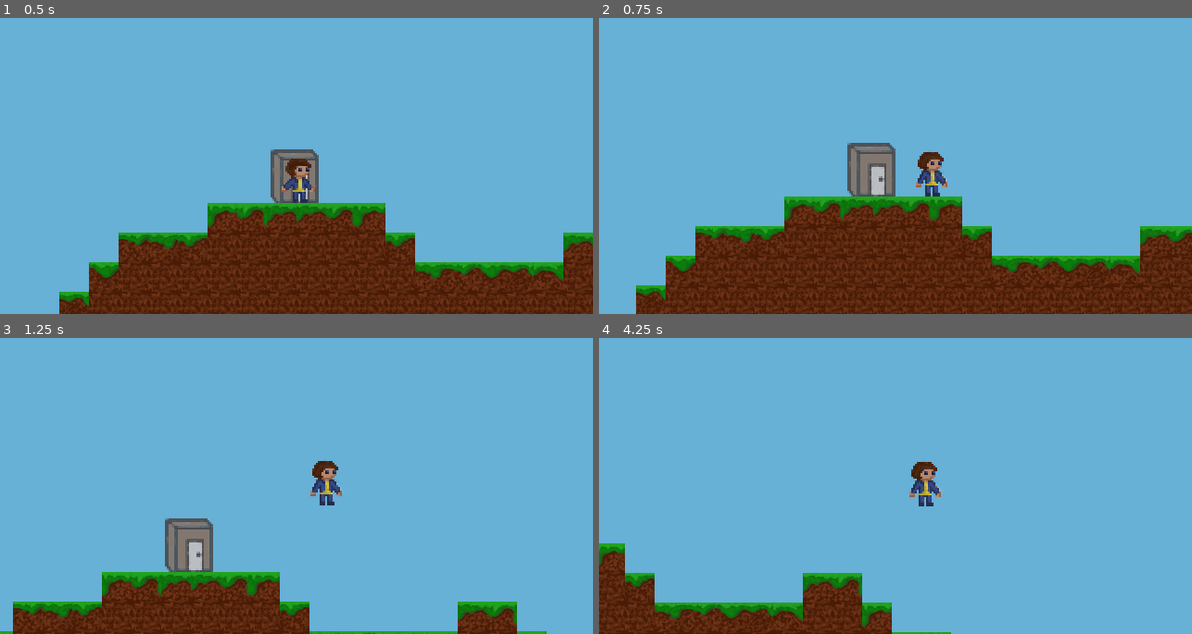
Above: before the commit, frames 1-4 (two rows, left to right).
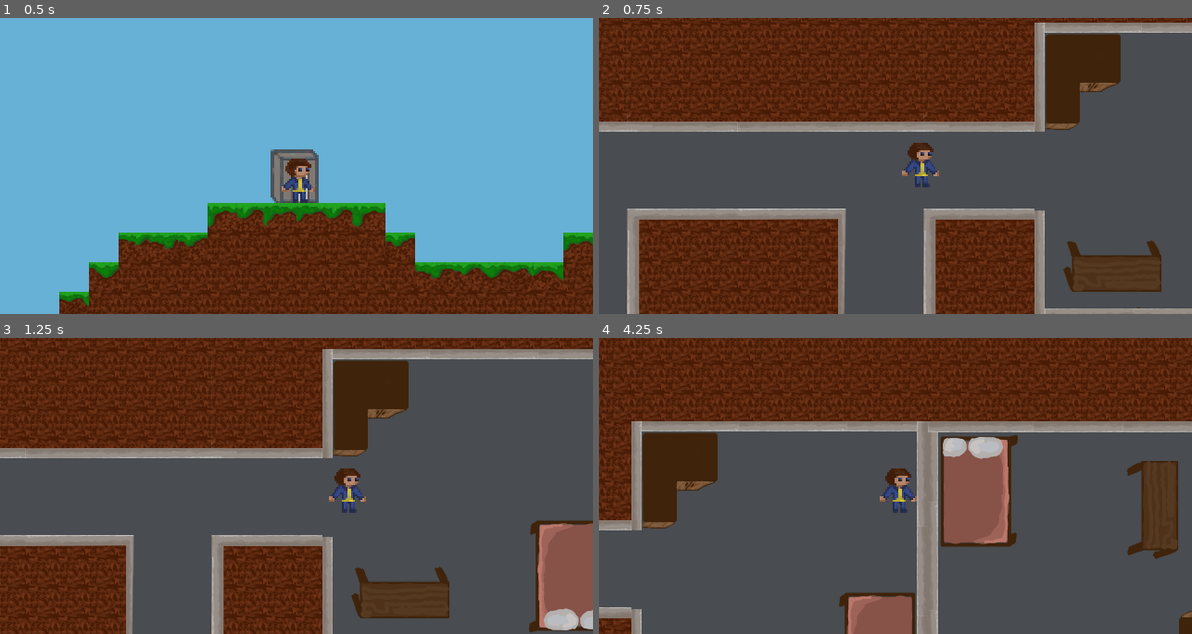
Above: after the commit, the same moments.

Repository: anvvvi/the-last-test
Game: Godot game, scene res://Scenes/main.tscn
Same seed, same stepped clock (60 frames per second), same inputs: the game is played once before the commit and once after it.
Inputs:
- Up to frame 1 (0.5 s): no input
- Up to frame 2 (0.75 s): hold D (playerRight) from 0.53 s (still down); tap W (playerEnter) at 0.6 s
- Up to frame 3 (1.25 s): keep holding D (playerRight); tap Space (playerJump) at 0.77 s
- Up to frame 4 (4.25 s): tap W (playerEnter) every 0.75 s from 1.35 to 3.6 s; tap Space (playerJump) at 1.52, 3.02, 3.77 s; release D (playerRight) at 2.03 s; hold Left (playerLeft) 2.03-2.78 s; hold D (playerRight) from 2.78 s (still down)

Frame 1 is identical in both runs. In frame 2, 88% of the frame differs, in the area x 0-100%, y 0-100%; in frame 3, 96%; in frame 4, 100%.

Commit message:
WORKING

Diff:
--- /dev/null
+++ b/Scenes/Bunker.tscn
@@ -0,0 +1,28 @@
+[gd_scene load_steps=5 format=3 uid="uid://dvkn7r7j6flw6"]
+
+[ext_resource type="Script" uid="uid://28ybcv0i1kr0" path="res://Scripts/Bunker.gd" id="1_lthij"]
+[ext_resource type="Texture2D" uid="uid://bv6k0tyvot4gj" path="res://Assets/Tiles/groundTileMap.png" id="2_1lloq"]
+
+[sub_resource type="TileSetAtlasSource" id="TileSetAtlasSource_jvn8g"]
+texture = ExtResource("2_1lloq")
+texture_region_size = Vector2i(32, 32)
+0:0/0 = 0
+1:0/0 = 0
+2:0/0 = 0
+3:0/0 = 0
+4:0/0 = 0
+5:0/0 = 0
+6:0/0 = 0
+7:0/0 = 0
+8:0/0 = 0
+9:0/0 = 0
+
+[sub_resource type="TileSet" id="TileSet_rcpel"]
+tile_size = Vector2i(32, 32)
+sources/0 = SubResource("TileSetAtlasSource_jvn8g")
+
+[node name="Underground" type="Node2D"]
+script = ExtResource("1_lthij")
+
+[node name="Dirt" type="TileMapLayer" parent="."]
+tile_set = SubResource("TileSet_rcpel")
--- a/Scenes/entrance_bunker.tscn
+++ b/Scenes/entrance_bunker.tscn
@@ -1,9 +1,20 @@
-[gd_scene load_steps=2 format=3 uid="uid://drskynmvuskdl"]
+[gd_scene load_steps=4 format=3 uid="uid://drskynmvuskdl"]
 
 [ext_resource type="Texture2D" uid="uid://dspuiscn740fi" path="res://Assets/Tiles/intrarebuncar.png" id="1_u8c12"]
+[ext_resource type="Script" uid="uid://roajar0ov37e" path="res://Scripts/underground.gd" id="2_cfl3o"]
+
+[sub_resource type="RectangleShape2D" id="RectangleShape2D_nug63"]
+size = Vector2(50, 56)
 
 [node name="EntranceBunker" type="Node2D"]
 
 [node name="BunkerSprite" type="Sprite2D" parent="."]
 scale = Vector2(2, 2)
 texture = ExtResource("1_u8c12")
+
+[node name="BukerArea" type="Area2D" parent="."]
+script = ExtResource("2_cfl3o")
+
+[node name="BunkerShape" type="CollisionShape2D" parent="BukerArea"]
+position = Vector2(-2, 4)
+shape = SubResource("RectangleShape2D_nug63")
--- a/Scenes/hallway3.tscn
+++ b/Scenes/hallway3.tscn
@@ -2,8 +2,8 @@
 
 [ext_resource type="Texture2D" uid="uid://br2nnwau8rwie" path="res://Assets/Tiles/hol3.png" id="1_s7jww"]
 
-[sub_resource type="WorldBoundaryShape2D" id="WorldBoundaryShape2D_qdbpn"]
-distance = 43.0
+[sub_resource type="RectangleShape2D" id="RectangleShape2D_s7jww"]
+size = Vector2(320, 11)
 
 [node name="Hallway3" type="StaticBody2D"]
 
@@ -12,7 +12,8 @@
 texture = ExtResource("1_s7jww")
 
 [node name="Hallway3Shape1" type="CollisionShape2D" parent="."]
-shape = SubResource("WorldBoundaryShape2D_qdbpn")
+position = Vector2(0, -47.5)
+shape = SubResource("RectangleShape2D_s7jww")
 
 [node name="Hallway3Shape2" type="CollisionPolygon2D" parent="."]
 polygon = PackedVector2Array(-160, 41, -43, 41, -43, 160, -52, 160, -52, 52, -160, 52)
--- a/Scenes/hallway4.tscn
+++ b/Scenes/hallway4.tscn
@@ -2,11 +2,11 @@
 
 [ext_resource type="Texture2D" uid="uid://qh3hdq3l7ur" path="res://Assets/Tiles/hol4.1.png" id="1_43x3s"]
 
-[sub_resource type="WorldBoundaryShape2D" id="WorldBoundaryShape2D_5je0f"]
-distance = 42.0
+[sub_resource type="RectangleShape2D" id="RectangleShape2D_43x3s"]
+size = Vector2(320, 13)
 
-[sub_resource type="WorldBoundaryShape2D" id="WorldBoundaryShape2D_jdwyo"]
-distance = 43.0
+[sub_resource type="RectangleShape2D" id="RectangleShape2D_5je0f"]
+size = Vector2(319, 12)
 
 [node name="Hallway4" type="StaticBody2D"]
 
@@ -14,8 +14,10 @@
 texture = ExtResource("1_43x3s")
 
 [node name="Hallway4Shape1" type="CollisionShape2D" parent="."]
-shape = SubResource("WorldBoundaryShape2D_5je0f")
+position = Vector2(0, -47.5)
+shape = SubResource("RectangleShape2D_43x3s")
 
 [node name="Hallway4Shape2" type="CollisionShape2D" parent="."]
-rotation = 3.1415927
-shape = SubResource("WorldBoundaryShape2D_jdwyo")
+position = Vector2(-0.5, 48.000004)
+rotation = -3.1415925
+shape = SubResource("RectangleShape2D_5je0f")
--- /dev/null
+++ b/Scenes/room1.tscn
@@ -0,0 +1,67 @@
+[gd_scene load_steps=10 format=3 uid="uid://dm0mf5fgl5swe"]
+
+[ext_resource type="Texture2D" uid="uid://40iedejqapf3" path="res://Assets/Tiles/camera1.png" id="1_2nqm4"]
+
+[sub_resource type="RectangleShape2D" id="RectangleShape2D_2nqm4"]
+size = Vector2(320, 12)
+
+[sub_resource type="RectangleShape2D" id="RectangleShape2D_gxaye"]
+size = Vector2(12, 312)
+
+[sub_resource type="SegmentShape2D" id="SegmentShape2D_sb2y3"]
+a = Vector2(-93, 66)
+b = Vector2(-148, 66)
+
+[sub_resource type="RectangleShape2D" id="RectangleShape2D_qk62d"]
+size = Vector2(318, 11)
+
+[sub_resource type="RectangleShape2D" id="RectangleShape2D_sb2y3"]
+size = Vector2(11, 118)
+
+[sub_resource type="RectangleShape2D" id="RectangleShape2D_moqve"]
+size = Vector2(11, 116)
+
+[sub_resource type="RectangleShape2D" id="RectangleShape2D_u3bsr"]
+size = Vector2(103.5, 53)
+
+[sub_resource type="RectangleShape2D" id="RectangleShape2D_v2ki8"]
+size = Vector2(120, 79)
+
+[node name="StaticBody2D" type="StaticBody2D"]
+
+[node name="Sprite2D" type="Sprite2D" parent="."]
+texture = ExtResource("1_2nqm4")
+
+[node name="CollisionShape2D" type="CollisionShape2D" parent="."]
+position = Vector2(-1, -154)
+shape = SubResource("RectangleShape2D_2nqm4")
+
+[node name="CollisionShape2D2" type="CollisionShape2D" parent="."]
+position = Vector2(-154, -2)
+shape = SubResource("RectangleShape2D_gxaye")
+
+[node name="CollisionShape2D3" type="CollisionShape2D" parent="."]
+shape = SubResource("SegmentShape2D_sb2y3")
+
+[node name="CollisionPolygon2D" type="CollisionPolygon2D" parent="."]
+polygon = PackedVector2Array(-93, 67, -83, 87, -83, 108, -49, 108, -40, 122, -40, 149, -148, 148, -149, 67)
+
+[node name="CollisionShape2D4" type="CollisionShape2D" parent="."]
+position = Vector2(-1, 154.5)
+shape = SubResource("RectangleShape2D_qk62d")
+
+[node name="CollisionShape2D5" type="CollisionShape2D" parent="."]
+position = Vector2(154.5, 101)
+shape = SubResource("RectangleShape2D_sb2y3")
+
+[node name="CollisionShape2D6" type="CollisionShape2D" parent="."]
+position = Vector2(154.5, -101)
+shape = SubResource("RectangleShape2D_moqve")
+
+[node name="CollisionShape2D7" type="CollisionShape2D" parent="."]
+position = Vector2(-1, -5)
+shape = SubResource("RectangleShape2D_u3bsr")
+
+[node name="CollisionShape2D8" type="CollisionShape2D" parent="."]
+position = Vector2(88, -107.5)
+shape = SubResource("RectangleShape2D_v2ki8")
--- /dev/null
+++ b/Scenes/room2.tscn
@@ -0,0 +1,62 @@
+[gd_scene load_steps=9 format=3 uid="uid://b2ed54hgb6wuy"]
+
+[ext_resource type="Texture2D" uid="uid://d37unll7alpdt" path="res://Assets/Tiles/camera2.png" id="1_6qrli"]
+
+[sub_resource type="RectangleShape2D" id="RectangleShape2D_6qrli"]
+size = Vector2(320, 12)
+
+[sub_resource type="RectangleShape2D" id="RectangleShape2D_mrjev"]
+size = Vector2(319, 11)
+
+[sub_resource type="RectangleShape2D" id="RectangleShape2D_limdr"]
+size = Vector2(304, 11)
+
+[sub_resource type="RectangleShape2D" id="RectangleShape2D_mjn56"]
+size = Vector2(11, 117)
+
+[sub_resource type="RectangleShape2D" id="RectangleShape2D_b2s5g"]
+size = Vector2(11, 118)
+
+[sub_resource type="RectangleShape2D" id="RectangleShape2D_dl1m8"]
+size = Vector2(119, 84)
+
+[sub_resource type="RectangleShape2D" id="RectangleShape2D_53ype"]
+size = Vector2(103, 57)
+
+[node name="StaticBody2D" type="StaticBody2D"]
+
+[node name="Sprite2D" type="Sprite2D" parent="."]
+texture = ExtResource("1_6qrli")
+
+[node name="CollisionShape2D" type="CollisionShape2D" parent="."]
+position = Vector2(-154, 0)
+rotation = -1.5707964
+shape = SubResource("RectangleShape2D_6qrli")
+
+[node name="CollisionShape2D2" type="CollisionShape2D" parent="."]
+position = Vector2(-0.5, -154.5)
+shape = SubResource("RectangleShape2D_mrjev")
+
+[node name="CollisionShape2D3" type="CollisionShape2D" parent="."]
+position = Vector2(4, 154.5)
+rotation = -3.1415925
+shape = SubResource("RectangleShape2D_limdr")
+
+[node name="CollisionShape2D4" type="CollisionShape2D" parent="."]
+position = Vector2(154.5, -101.5)
+shape = SubResource("RectangleShape2D_mjn56")
+
+[node name="CollisionShape2D5" type="CollisionShape2D" parent="."]
+position = Vector2(154.5, 101)
+shape = SubResource("RectangleShape2D_b2s5g")
+
+[node name="CollisionShape2D6" type="CollisionShape2D" parent="."]
+position = Vector2(-84.5, 106)
+shape = SubResource("RectangleShape2D_dl1m8")
+
+[node name="CollisionShape2D7" type="CollisionShape2D" parent="."]
+position = Vector2(-65.5, -82.5)
+shape = SubResource("RectangleShape2D_53ype")
+
+[node name="CollisionPolygon2D" type="CollisionPolygon2D" parent="."]
+polygon = PackedVector2Array(45, -148, 45, -122, 52, -112, 87, -111, 86, -87, 96, -69, 148, -67, 147, -149)
--- /dev/null
+++ b/Scenes/room3.tscn
@@ -0,0 +1,62 @@
+[gd_scene load_steps=9 format=3 uid="uid://hq4oo40dtkb8"]
+
+[ext_resource type="Texture2D" uid="uid://by0qu84dljndn" path="res://Assets/Tiles/camera3.png" id="1_1le0k"]
+
+[sub_resource type="RectangleShape2D" id="RectangleShape2D_1le0k"]
+size = Vector2(317, 11)
+
+[sub_resource type="RectangleShape2D" id="RectangleShape2D_pec51"]
+size = Vector2(319, 10)
+
+[sub_resource type="RectangleShape2D" id="RectangleShape2D_0iw4j"]
+size = Vector2(313, 12)
+
+[sub_resource type="RectangleShape2D" id="RectangleShape2D_qxdwn"]
+size = Vector2(11, 117)
+
+[sub_resource type="RectangleShape2D" id="RectangleShape2D_8xjlg"]
+size = Vector2(10.5, 118)
+
+[sub_resource type="RectangleShape2D" id="RectangleShape2D_5dx1k"]
+size = Vector2(82, 122)
+
+[sub_resource type="RectangleShape2D" id="RectangleShape2D_lvt4s"]
+size = Vector2(106, 55)
+
+[node name="StaticBody2D" type="StaticBody2D"]
+
+[node name="Sprite2D" type="Sprite2D" parent="."]
+texture = ExtResource("1_1le0k")
+
+[node name="CollisionShape2D" type="CollisionShape2D" parent="."]
+position = Vector2(-1.5, -154.5)
+shape = SubResource("RectangleShape2D_1le0k")
+
+[node name="CollisionShape2D2" type="CollisionShape2D" parent="."]
+position = Vector2(-0.5, 155.00002)
+rotation = -3.1415925
+shape = SubResource("RectangleShape2D_pec51")
+
+[node name="CollisionShape2D3" type="CollisionShape2D" parent="."]
+position = Vector2(-154, -2.5)
+rotation = -1.5707964
+shape = SubResource("RectangleShape2D_0iw4j")
+
+[node name="CollisionShape2D4" type="CollisionShape2D" parent="."]
+position = Vector2(154.5, -101.5)
+shape = SubResource("RectangleShape2D_qxdwn")
+
+[node name="CollisionShape2D5" type="CollisionShape2D" parent="."]
+position = Vector2(154.75, 101)
+shape = SubResource("RectangleShape2D_8xjlg")
+
+[node name="CollisionShape2D6" type="CollisionShape2D" parent="."]
+position = Vector2(-105, -87)
+shape = SubResource("RectangleShape2D_5dx1k")
+
+[node name="CollisionShape2D7" type="CollisionShape2D" parent="."]
+position = Vector2(76, -103.5)
+shape = SubResource("RectangleShape2D_lvt4s")
+
+[node name="CollisionPolygon2D" type="CollisionPolygon2D" parent="."]
+polygon = PackedVector2Array(66, 148, 66, 93, 87, 84, 111, 84, 111, 53, 122, 44, 149, 44, 148, 148)
--- /dev/null
+++ b/Scripts/Bunker.gd
@@ -0,0 +1,193 @@
+extends Node2D
+
+var generation = []
+var forced_room_dirs = {}
+var start_col = 0
+const CELL_SIZE = 320
+const GRID_SIZE = 10
+
+func _ready() -> void:
+	fill_dirt()
+	for i in range(GRID_SIZE):
+		generation.append([])
+		for j in range(GRID_SIZE):
+			generation[i].append(0)
+	start_col = randi_range(1, GRID_SIZE - 2)
+	generation[1][start_col] = 1
+	for i in range(1, GRID_SIZE - 2):
+		for j in range(1, GRID_SIZE - 2):
+			var isRoom = randi_range(0, 100)
+			if isRoom < 35:
+				generation[i][j] = 1
+	connect_all_ones()
+	resolve_corners()
+	for row in generation:
+		print(row)
+	spawn_scenes()
+
+func fill_dirt():
+	var dirt = $Dirt
+	for i in range (-1000,1000):
+		for j in range (-1000, 1000):
+			dirt.set_cell(Vector2i(i,j), 0  ,Vector2i(9,0))
+
+func get_all_ones() -> Array:
+	var points = []
+	for i in range(GRID_SIZE):
+		for j in range(GRID_SIZE):
+			if generation[i][j] == 1:
+				points.append(Vector2(i, j))
+	return points
+
+func draw_path(a: Vector2, b: Vector2) -> void:
+	var row = int(a.x)
+	var col = int(a.y)
+	var target_row = int(b.x)
+	var target_col = int(b.y)
+	var col_step = 1 if target_col > col else -1
+	while col != target_col:
+		generation[row][col] = 1
+		col += col_step
+	var row_step = 1 if target_row > row else -1
+	while row != target_row:
+		generation[row][col] = 1
+		row += row_step
+	generation[row][col] = 1
+
+func connect_all_ones() -> void:
+	var points = get_all_ones()
+	if points.size() < 2:
+		return
+	for i in range(points.size() - 1):
+		draw_path(points[i], points[i + 1])
+
+func get_neighbors(row: int, col: int) -> Dictionary:
+	return {
+		"up":    row > 0 and generation[row-1][col] >= 1,
+		"down":  row < GRID_SIZE-1 and generation[row+1][col] >= 1,
+		"left":  col > 0 and generation[row][col-1] >= 1,
+		"right": col < GRID_SIZE-1 and generation[row][col+1] >= 1
+	}
+
+func count_neighbors(row: int, col: int) -> int:
+	var n = get_neighbors(row, col)
+	return int(n.up) + int(n.down) + int(n.left) + int(n.right)
+
+func is_corner(row: int, col: int) -> bool:
+	var n = get_neighbors(row, col)
+	if count_neighbors(row, col) != 2:
+		return false
+	if (n.up or n.down) and (n.left or n.right):
+		return true
+	return false
+
+func resolve_corners() -> void:
+	for i in range(GRID_SIZE):
+		for j in range(GRID_SIZE):
+			if generation[i][j] == 1 and is_corner(i, j):
+				var n = get_neighbors(i, j)
+				var candidates = []
+				if not n.up and i > 0:             candidates.append(Vector2(-1, 0))
+				if not n.down and i < GRID_SIZE-1: candidates.append(Vector2(1, 0))
+				if not n.left and j > 0:           candidates.append(Vector2(0, -1))
+				if not n.right and j < GRID_SIZE-1:candidates.append(Vector2(0, 1))
+				if candidates.size() > 0:
+					var dir = candidates[randi() % candidates.size()]
+					var room_row = i + int(dir.x)
+					var room_col = j + int(dir.y)
+					if generation[room_row][room_col] == 0:
+						generation[room_row][room_col] = 2
+						forced_room_dirs[Vector2(room_row, room_col)] = -dir
+
+func get_t_rotation(row: int, col: int) -> float:
+	var n = get_neighbors(row, col)
+	if not n.down:  return 0.0
+	if not n.up:    return PI
+	if not n.right: return -PI / 2
+	if not n.left:  return PI / 2
+	return 0.0
+
+func get_corridor_rotation(row: int, col: int) -> float:
+	var n = get_neighbors(row, col)
+	if n.left or n.right:
+		return 0.0
+	return PI / 2
+
+func get_room_rotation(row: int, col: int) -> float:
+	var n = get_neighbors(row, col)
+	if n.right: return 0.0
+	if n.left:  return PI
+	if n.up:    return -PI / 2
+	if n.down:  return PI / 2
+	return 0.0
+
+func get_forced_room_rotation(dir: Vector2) -> float:
+	if dir == Vector2(0, 1):  return 0.0
+	if dir == Vector2(0, -1): return PI
+	if dir == Vector2(-1, 0): return -PI / 2
+	if dir == Vector2(1, 0):  return PI / 2
+	return 0.0
+
+func spawn_scenes() -> void:
+	var dead_ends = []
+	for i in range(GRID_SIZE):
+		for j in range(GRID_SIZE):
+			if generation[i][j] == 1 and count_neighbors(i, j) == 1:
+				dead_ends.append(Vector2(i, j))
+
+	var guaranteed_room = Vector2(-1, -1)
+	if dead_ends.size() > 0:
+		guaranteed_room = dead_ends[randi() % dead_ends.size()]
+
+	for i in range(GRID_SIZE):
+		for j in range(GRID_SIZE):
+			var cell = generation[i][j]
+			if cell == 0:
+				continue
+
+			var scene_path = ""
+			var rotation_angle = 0.0
+
+			if cell == 2:
+				var room_num = randi_range(1, 3)
+				scene_path = "res://Scenes/room" + str(room_num) + ".tscn"
+				var key = Vector2(i, j)
+				if forced_room_dirs.has(key):
+					rotation_angle = get_forced_room_rotation(forced_room_dirs[key])
+			else:
+				var neighbors = count_neighbors(i, j)
+
+				if neighbors == 4:
+					scene_path = "res://Scenes/hallway1.tscn"
+
+				elif neighbors == 3 or is_corner(i, j):
+					scene_path = "res://Scenes/hallway2.tscn"
+					rotation_angle = get_t_rotation(i, j)
+
+				elif neighbors == 2:
+					scene_path = "res://Scenes/hallway4.tscn"
+					rotation_angle = get_corridor_rotation(i, j)
+
+				elif neighbors == 1:
+					var is_guaranteed = (Vector2(i, j) == guaranteed_room)
+					if is_guaranteed or randf() < 0.5:
+						var room_num = randi_range(1, 3)
+						scene_path = "res://Scenes/room" + str(room_num) + ".tscn"
+						rotation_angle = get_room_rotation(i, j)
+					else:
+						scene_path = "res://Scenes/hallway4.tscn"
+
+			if scene_path != "":
+				var instance = load(scene_path).instantiate()
+				instance.position = Vector2(j * CELL_SIZE + CELL_SIZE / 2, i * CELL_SIZE + CELL_SIZE / 2)
+				instance.rotation = rotation_angle
+				add_child(instance)
+
+	var player = load("res://Scenes/player.tscn").instantiate()
+	player.position = Vector2(start_col * CELL_SIZE + CELL_SIZE / 2, 1 * CELL_SIZE + CELL_SIZE / 2)
+	add_child(player)
+	player.top_down = true
+
+func _process(delta: float) -> void:
+	if Input.is_action_just_pressed("playerExit"):
+		get_tree().change_scene_to_file("res://Scenes/main.tscn")
--- a/Scripts/PlayerScript.gd
+++ b/Scripts/PlayerScript.gd
@@ -1,17 +1,26 @@
 extends CharacterBody2D
+
 const SPEED = 300
-const AIR_SPEED = 150        # Lower speed while airborne
+const AIR_SPEED = 150
 const GRAVITY = 1100
 const JUMP_FORCE = -400
 const COYOTE_TIME = 0.12
 const JUMP_BUFFER_TIME = 0.12
 var coyote_timer = 0.0
 var jump_buffer_timer = 0.0
+var top_down = false  # set to true from the dungeon generator
 
 func _physics_process(delta: float) -> void:
+	if top_down:
+		var dir_x = Input.get_axis("playerLeft", "playerRight")
+		var dir_y = Input.get_axis("playerUp", "playerDown")
+		velocity.x = SPEED * dir_x
+		velocity.y = SPEED * dir_y
+		move_and_slide()
+		return
+
+	# Normal platformer below
 	var direction = Input.get_axis("playerLeft", "playerRight")
-
-	# Use air speed when not on floor
 	if is_on_floor():
 		velocity.x = SPEED * direction
 	else:
--- a/Scripts/noiseGround.gd
+++ b/Scripts/noiseGround.gd
@@ -8,7 +8,7 @@
 var min_height = -10
 var width = 20
 var player
-var listOfHeights = {}  # Changed to Dictionary to support negative x keys
+var listOfHeights = {}
 var lastEntrance = 0
 
 const skyHeight = -200
@@ -20,7 +20,7 @@
 var last_generated_x = 0
 var first_generated_x = 0
 var last_height = 6
-var first_height = 6  # anchor for leftward generation
+var first_height = 6
 var last_tile = 0
 var first_tile = 0
 var generation_distance = 30
@@ -32,23 +32,18 @@
 	player = $Player
 	clouds = $Clouds
 	generate_terrain_from(last_generated_x, last_generated_x + generation_distance)
-	# Place player on top of tile after terrain is generated
-	#player.z_index = 10
 	var player_tile_x = 0
 	var ground_y = listOfHeights[player_tile_x]
 	player.position = Vector2(player_tile_x * tile_size, ground_y * tile_size - tile_size)
 	load_entrance(0 * tile_size, listOfHeights[0] * tile_size - tile_size)
 
 func _process(_delta):
-	# Generate to the right
 	if (player.position.x / tile_size) + generation_distance > last_generated_x:
 		generate_terrain_from(last_generated_x, last_generated_x + generation_distance)
-	# Generate to the left
 	if (player.position.x / tile_size) - generation_distance < first_generated_x:
 		var new_start = first_generated_x - generation_distance
 		generate_terrain_from_left(new_start, first_generated_x)
 		first_generated_x = new_start
-	#print(player.position / tile_size)
 
 func load_entrance(px: int, py: int):
 	entrance_instance = entrance_scene.instantiate()
@@ -74,7 +69,6 @@
 		listOfHeights[x] = height
 	last_height = height
 
-# Generate heights right-to-left (leftward), branching from first_height
 func generate_heights_left(start_x: int, end_x: int):
 	var height = first_height
 	var hillines = 5
@@ -104,7 +98,7 @@
 				listOfHeights[x] -= 1
 				x += 2
 		var chanche_of_entrance = randi_range(0,100)
-		if listOfHeights[x] == listOfHeights[x+1] && listOfHeights[x] == listOfHeights[x-1] && chanche_of_entrance < 20 && abs(lastEntrance - x) > 100:
+		if listOfHeights.has(x-1) && listOfHeights.has(x) && listOfHeights.has(x+1) && chanche_of_entrance < 20 && abs(lastEntrance - x) > 100:
 			load_entrance(x*tile_size , listOfHeights[x] * tile_size - tile_size)
 			lastEntrance = x
 			print("generted")
@@ -145,7 +139,6 @@
 	place_tiles(start_x, end_x)
 	last_generated_x = end_x
 
-# Leftward generation
 func generate_terrain_from_left(start_x: int, end_x: int):
 	generate_heights_left(start_x, end_x)
 	smoothing(start_x, end_x)
--- /dev/null
+++ b/Scripts/underground.gd
@@ -0,0 +1,10 @@
+extends Area2D
+
+var is_overlapping := false
+
+
+func _process(delta: float) -> void:
+	for body in get_overlapping_bodies():
+		if body is CharacterBody2D:
+			if Input.is_action_just_pressed("playerEnter"):
+				get_tree().change_scene_to_file("res://Scenes/Bunker.tscn")
--- a/project.godot
+++ b/project.godot
@@ -50,6 +50,23 @@
 , Object(InputEventKey,"resource_local_to_scene":false,"resource_name":"","device":-1,"window_id":0,"alt_pressed":false …(186 unchanged characters)…
 ]
 }
+playerUp={
+"deadzone": 0.2,
+"events": [Object(InputEventKey,"resource_local_to_scene":false,"resource_name":"","device":-1,"window_id":0,"alt_pressed":false,"shift_pressed":false,"ctrl_pressed":false,"meta_pressed":false,"pressed":false,"keycode":0,"physical_keycode":87,"key_label":0,"unicode":119,"location":0,"echo":false,"script":null)
+, Object(InputEventKey,"resource_local_to_scene":false,"resource_name":"","device":-1,"window_id":0,"alt_pressed":false,"shift_pressed":false,"ctrl_pressed":false,"meta_pressed":false,"pressed":false,"keycode":0,"physical_keycode":4194320,"key_label":0,"unicode":0,"location":0,"echo":false,"script":null)
+]
+}
+playerDown={
+"deadzone": 0.2,
+"events": [Object(InputEventKey,"resource_local_to_scene":false,"resource_name":"","device":-1,"window_id":0,"alt_pressed":false,"shift_pressed":false,"ctrl_pressed":false,"meta_pressed":false,"pressed":false,"keycode":0,"physical_keycode":83,"key_label":0,"unicode":115,"location":0,"echo":false,"script":null)
+, Object(InputEventKey,"resource_local_to_scene":false,"resource_name":"","device":-1,"window_id":0,"alt_pressed":false,"shift_pressed":false,"ctrl_pressed":false,"meta_pressed":false,"pressed":false,"keycode":0,"physical_keycode":4194322,"key_label":0,"unicode":0,"location":0,"echo":false,"script":null)
+]
+}
+playerExit={
+"deadzone": 0.2,
+"events": [Object(InputEventKey,"resource_local_to_scene":false,"resource_name":"","device":-1,"window_id":0,"alt_pressed":false,"shift_pressed":false,"ctrl_pressed":false,"meta_pressed":false,"pressed":false,"keycode":0,"physical_keycode":4194305,"key_label":0,"unicode":0,"location":0,"echo":false,"script":null)
+]
+}
 
 [rendering]
 
Not shown: 2 places in Scenes/hallway2.tscn that only renumber resources
Not shown, added: Scripts/Bunker.gd.uid
Not shown, added: Scripts/underground.gd.uid
